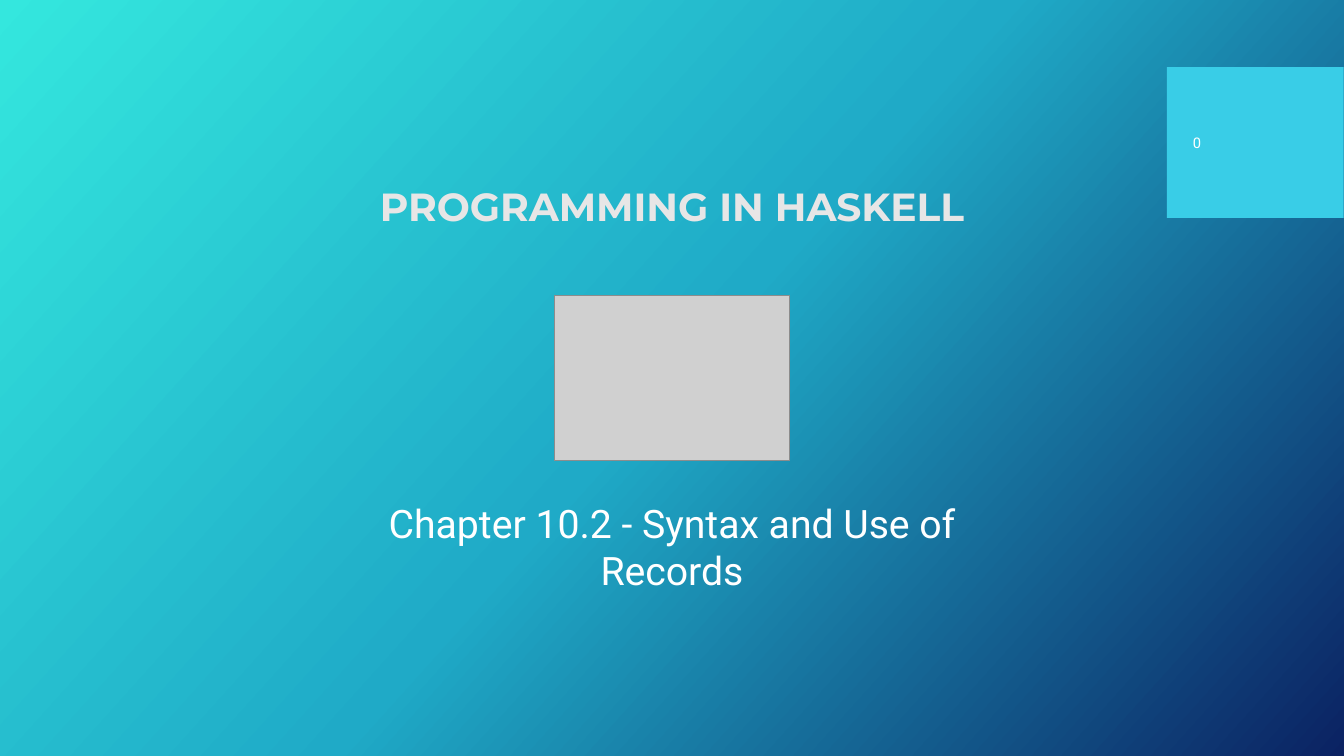
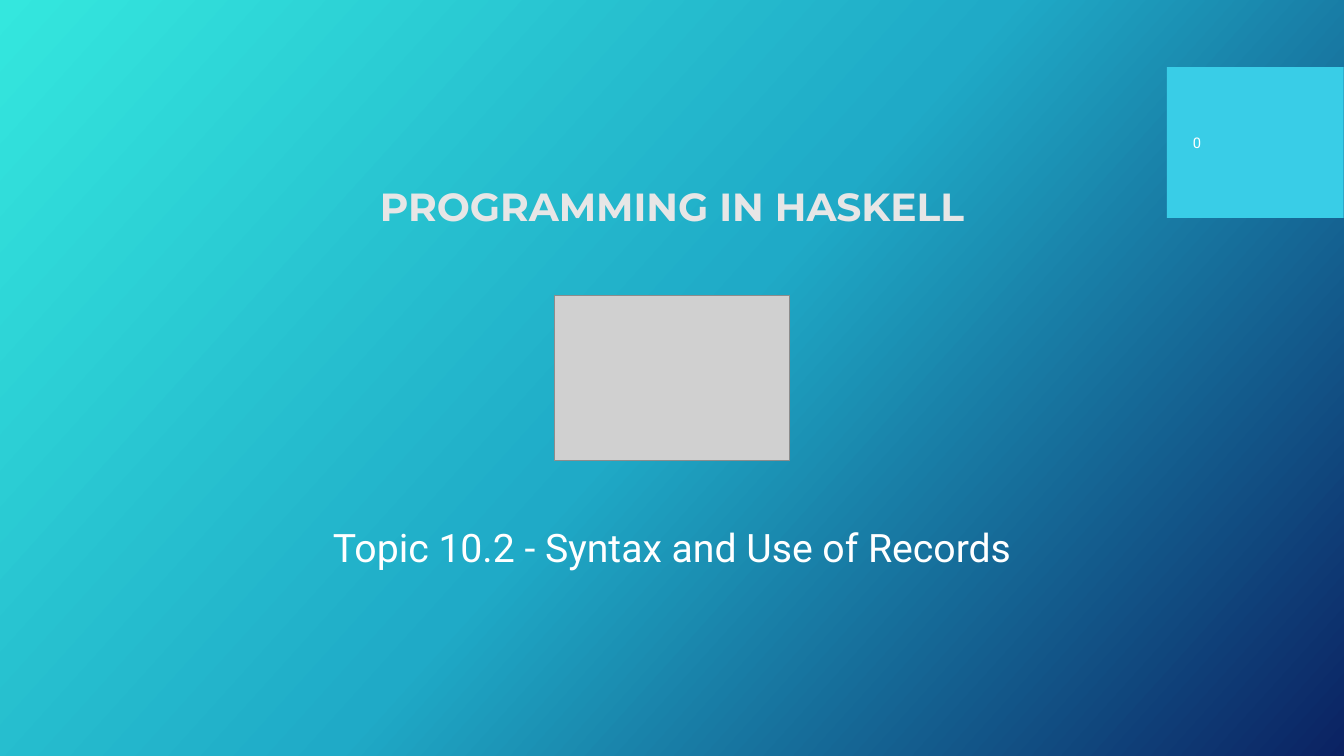
Before and after one commit to Fun-Prog-26/fun-prog-26, a slide deck: slide 1 of topic10-declaring-types-and-classes/unit-10a-lectures/talk-2/c-record-syntax.pptx. Drawn at 1344x756 pixels with LibreOffice and Linux fonts; fonts in the diff are those of the drawing; grey boxes stand for pictures; background and template pictures are left out. Boxes give left, top, right and bottom in pixels: in the first picture for what was removed or moved away, otherwise in the second. Text is boxed around its words. In the diff, an @@ line names an element or a change of style, - is before the commit and + after.

Commit message:
publish topic 10

```diff
--- a/topic10-declaring-types-and-classes/unit-10a-lectures/talk-2/c-record-syntax.pptx
+++ b/topic10-declaring-types-and-classes/unit-10a-lectures/talk-2/c-record-syntax.pptx
@@ text at bbox=[333, 532, 1011, 571]: text changed @@
-Chapter 10.2 - Syntax and Use of Records
+Topic 10.2 - Syntax and Use of Records
```
Also in this commit, not shown: 1 other slide changed, 3 other files.
